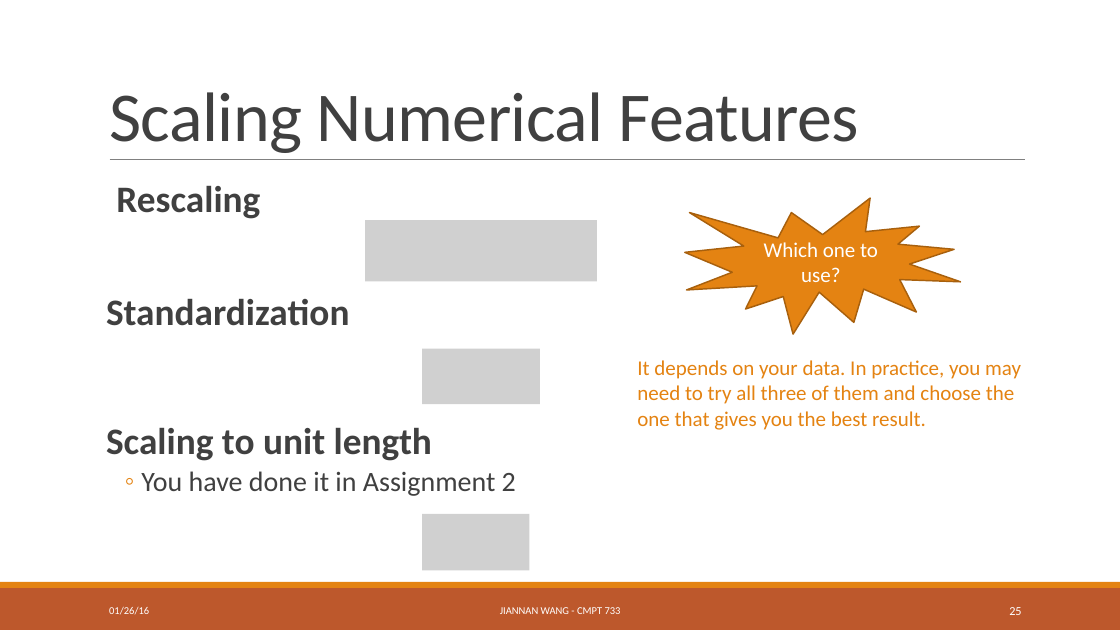
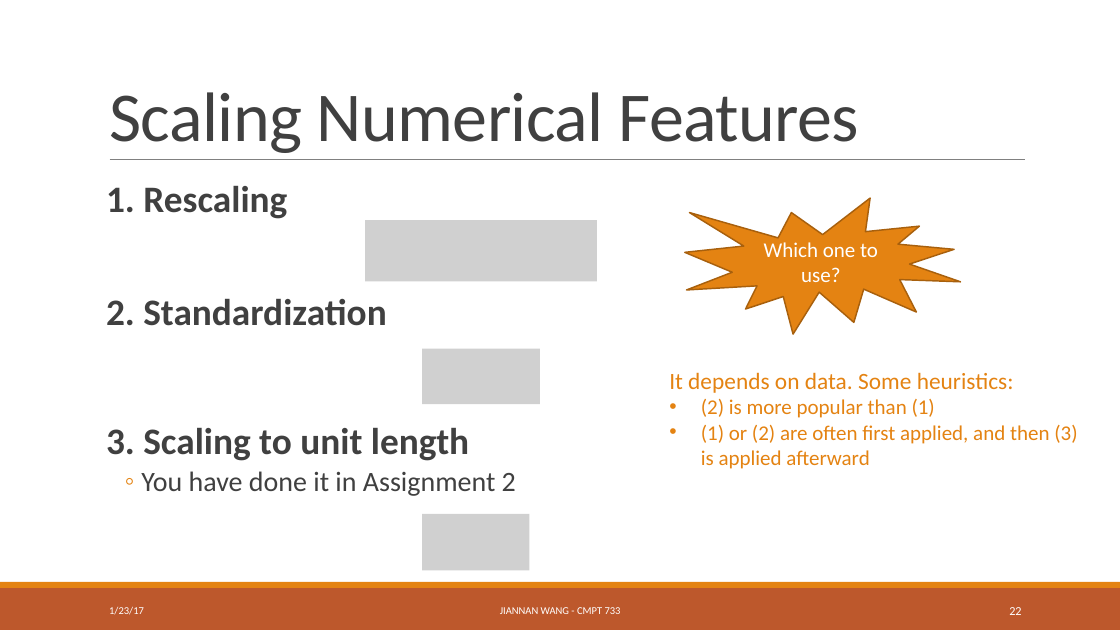
Before and after one commit to ZhensongQian/cmpt733, a slide deck: slide 22 of Lectures/Lec3/lec3.pptx (slide 25 before the commit). Drawn at 1120x630 pixels with LibreOffice and Linux fonts; fonts in the diff are those of the drawing; grey boxes stand for pictures. Boxes give left, top, right and bottom in pixels: in the first picture for what was removed or moved away, otherwise in the second. Text is boxed around its words. In the diff, an @@ line names an element or a change of style, - is before the commit and + after.

```diff
--- a/Lectures/Lec3/lec3.pptx
+++ b/Lectures/Lec3/lec3.pptx
@@ text at (106,186,469,461): text changed @@
-  Rescaling
-Standardization
-Scaling to unit length
+1. Rescaling
+2. Standardization
+3. Scaling to unit length
@@ text at (669,372,1077,469): text changed @@
-It depends on your data. In practice, you may need to try all three of them and choose the one that gives you the best result.
+It depends on data. Some heuristics:
+• (2) is more popular than (1)
+• (1) or (2) are often first applied, and then (3) is applied afterward
@@ text at (109,607,144,615): text changed @@
-01/26/16
+1/23/17
@@ page number at (1009,607,1021,615): text changed @@
-25
+22
```
Also in this commit, not shown: 28 other slides changed, 3 slides removed, 2 other files.
